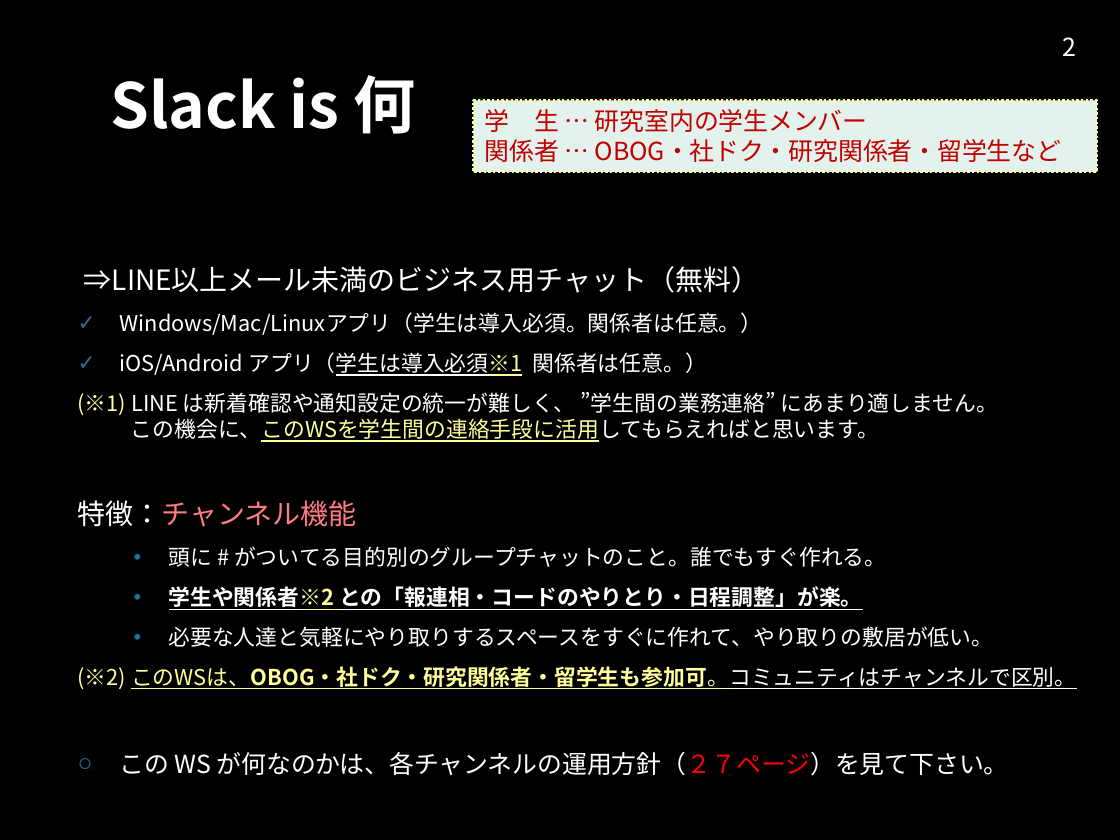
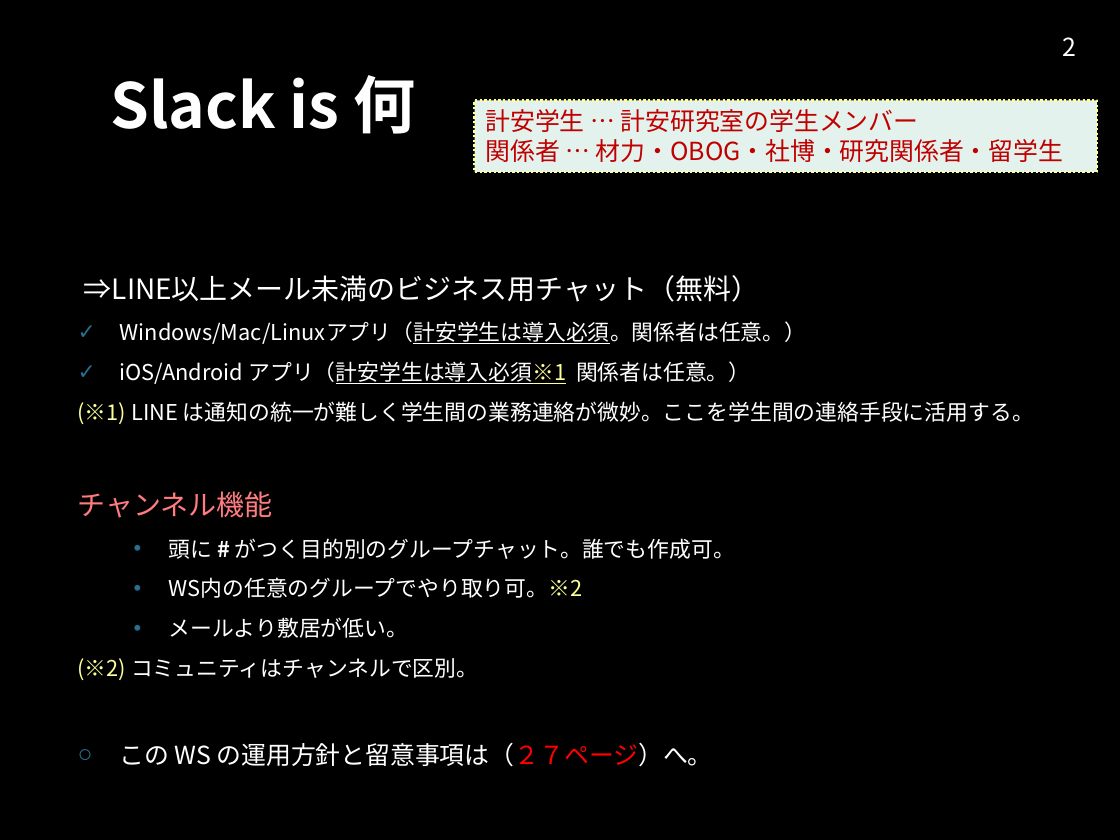
Before and after one commit to kottn/begin-slack, a slide deck: slide 2 of begin-slack.pptx. Drawn at 1120x840 pixels with LibreOffice and Linux fonts; fonts in the diff are those of the drawing; background and template pictures are left out. Boxes give left, top, right and bottom in pixels: in the first picture for what was removed or moved away, otherwise in the second. Text is boxed around its words. In the diff, an @@ line names an element or a change of style, - is before the commit and + after.

```diff
--- a/begin-slack.pptx
+++ b/begin-slack.pptx
@@ text in rectangle at box(486, 109, 1063, 162): text changed @@
-学 生 … 研究室内の学生メンバー
-関係者 … OBOG・社ドク・研究関係者・留学生など
+計安学生 … 計安研究室の学生メンバー
+関係者 … 材力・OBOG・社博・研究関係者・留学生
@@ text at box(78, 321, 1034, 767): text changed @@
-✓ Windows/Mac/Linuxアプリ（学生は導入必須。関係者は任意。）
-✓ iOS/Android アプリ（学生は導入必須※1 関係者は任意。）
-(※1) LINE は新着確認や通知設定の統一が難しく、 ”学生間の業務連絡” にあまり適しません。
-この機会に、このWSを学生間の連絡手段に活用してもらえればと思います。
-特徴：チャンネル機能
-  • 頭に # がついてる目的別のグループチャットのこと。誰でもすぐ作れる。
-  • 学生や関係者※2 との「報連相・コードのやりとり・日程調整」が楽。
-  • 必要な人達と気軽にやり取りするスペースをすぐに作れて、やり取りの敷居が低い。
-(※2) このWSは、OBOG・社ドク・研究関係者・留学生も参加可。コミュニティはチャンネルで区別。
-○ この WS が何なのかは、各チャンネルの運用方針（２７ページ）を見て下さい。
+✓ Windows/Mac/Linuxアプリ（計安学生は導入必須。関係者は任意。）
+✓ iOS/Android アプリ（計安学生は導入必須※1 関係者は任意。）
+(※1) LINE は通知の統一が難しく学生間の業務連絡が微妙。ここを学生間の連絡手段に活用する。
+チャンネル機能
+  • 頭に # がつく目的別のグループチャット。誰でも作成可。
+  • WS内の任意のグループでやり取り可。※2
+  • メールより敷居が低い。
+(※2) コミュニティはチャンネルで区別。
+○ この WS の運用方針と留意事項は（２７ページ）へ。
```
Also in this commit, not shown: 18 other slides changed, 2 slides added, 1 slide removed, 1 other file.
